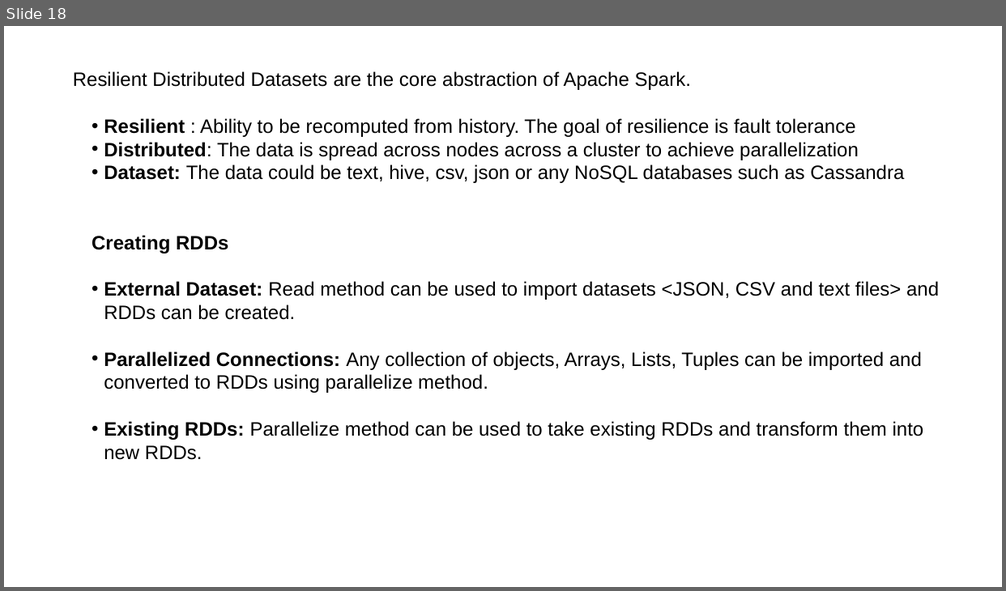
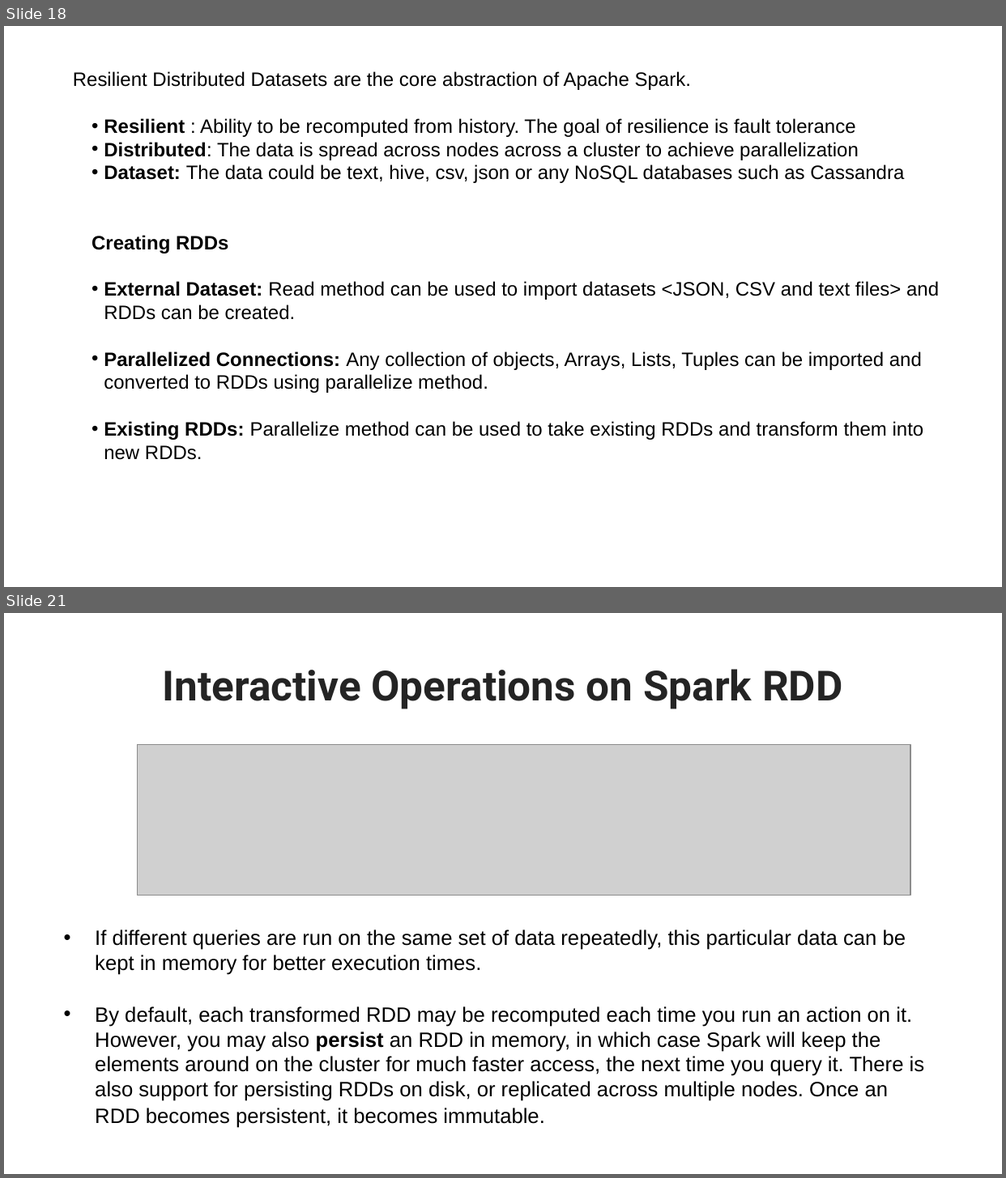
Before and after one commit to danaelshrbiny10/pyspark-playstore, a slide deck: ppt/apache-spark.pptx. Shown one above the other, each under a label of ours: slide 18 before the commit, slides 18 and 21 after it; the slides between them are not shown. The pictures are 1006x591 and 1006x1178 pixels, drawn with LibreOffice and Linux fonts; fonts in the diff are those of the drawing; grey boxes stand for pictures. Boxes give left, top, right and bottom in pixels: in the first picture for what was removed or moved away, otherwise in the second. Text is boxed around its words. In the diff, an @@ line names an element or a change of style, - is before the commit and + after.

```diff
--- a/ppt/apache-spark.pptx
+++ b/ppt/apache-spark.pptx
@@ slide 21 added at box(4, 613, 1002, 1174), background #FFFFFF @@
@@ title added at box(163, 669, 842, 709), 30 pt, text #242424, bold @@
+Interactive Operations on Spark RDD
@@ picture added at box(137, 745, 910, 896) @@
@@ freeform shape added at box(292, 850, 351, 940), fill #FFFFFF @@
@@ freeform shape added at box(475, 850, 534, 940), fill #FFFFFF @@
@@ freeform shape added at box(390, 871, 439, 920), fill #FFFFFF @@
@@ freeform shape added at box(572, 871, 622, 920), fill #FFFFFF @@
@@ freeform shape added at box(752, 871, 803, 920), fill #FFFFFF @@
@@ freeform shape added at box(405, 902, 411, 909), fill #FFFFFF @@
@@ freeform shape added at box(767, 888, 787, 901), fill #FFFFFF @@
@@ group added at box(205, 888, 254, 918): 6 freeform shapes @@
@@ text added at box(95, 930, 925, 1128), 15 pt, text #000000 @@
+• If different queries are run on the same set of data repeatedly, this particular data can be kept in memory for better execution times.
+• By default, each transformed RDD may be recomputed each time you run an action on it. However, you may also persist an RDD in memory, in which case Spark will keep the elements around on the cluster for much faster access, the next time you query it. There is also support for persisting RDDs on disk, or replicated across multiple nodes. Once an RDD becomes persistent, it becomes immutable.
```
Also in this commit, not shown: 4 slides changed, 2 other slides added, 3 other files.
